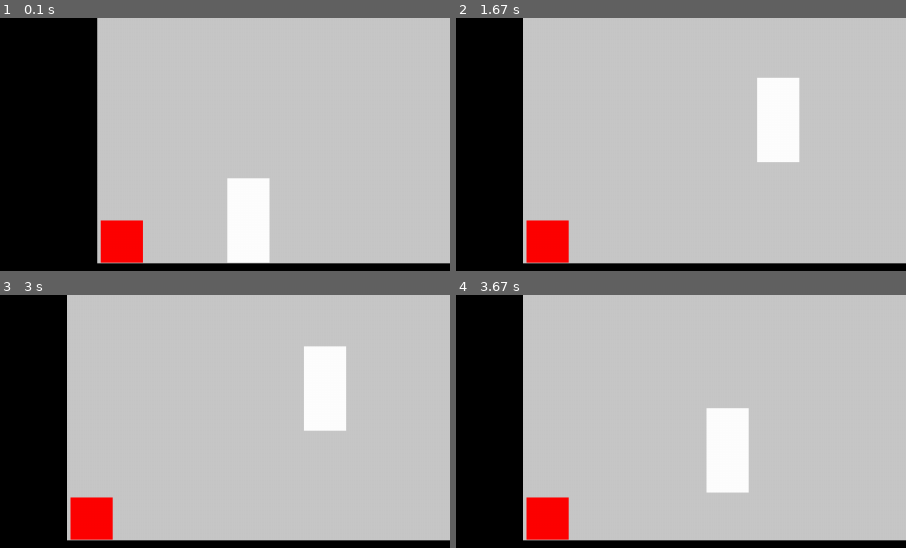
Above: before the commit, frames 1-4 (two rows, left to right).
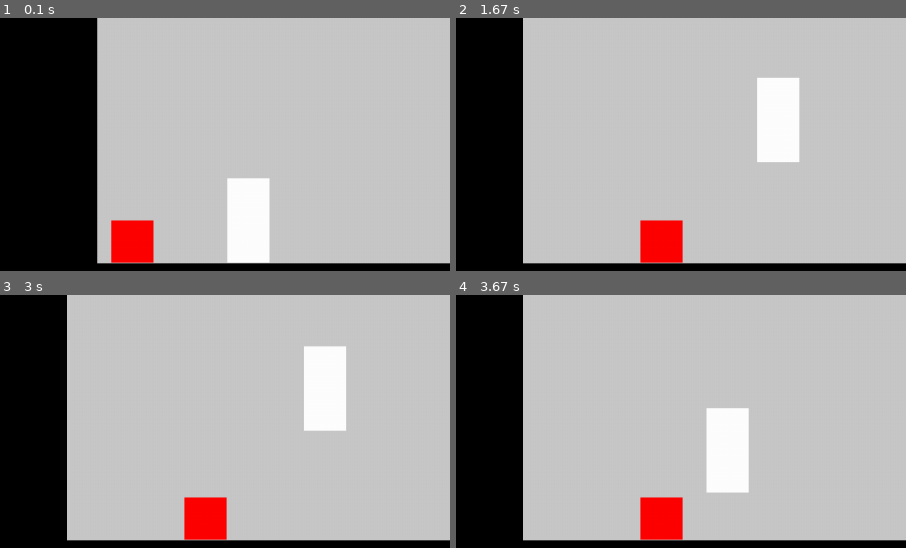
Above: after the commit, the same moments.

Repository: dast3rr/pygameproject_2DPlaformer
Game: pygame game, started from code/main.py
Same seed, same stepped clock (60 frames per second), same inputs: the game is played once before the commit and once after it.
Inputs:
- Up to frame 1 (0.1 s): no input
- Up to frame 2 (1.67 s): hold D 0.33-0.8 s; hold D 0.83-1.3 s; tap Space at 0.9, 1.2, 1.4 s; hold A from 1.33 s (still down)
- Up to frame 3 (3 s): tap Space at 1.7, 1.97, 2.27, 2.4, 2.7 s; release A at 1.87 s; hold A 1.9-2.3 s; hold D 2.33-2.97 s
- Up to frame 4 (3.67 s): hold A 3-3.47 s; tap Space at 3.07, 3.37, 3.57 s; hold D from 3.5 s (still down)
The pictures show only the part of the screen within x 25-75%, y 18-68%; the shares and areas given below are measured in that part.

The runs differ from the first frame. In frame 1, 0.9% of the frame differs, in the area x 22-35%, y 79-97%; in frame 2, 3.2%, in the area x 15-51%, y 79-97%; in frame 3, 3.2%; in frame 4, 3.2%.

Commit message:
завершение сессии. Сделал агр врагов

Diff:
--- a/code/data.py
+++ b/code/data.py
@@ -9,6 +9,7 @@
 move_speed = 40 * N
 fall_speed = 60 * N
 jump_speed = 60 * N
-enemy_speed = 60 * N
+enemy_speed = 30 * N
+enemy_agressive_radius = 80 * N
 
 # инициализация главного героя и платформ.
--- a/code/graphics.py
+++ b/code/graphics.py
@@ -2,7 +2,7 @@
 import os
 import sys
 from screeninfo import get_monitors
-from data import enemy_speed
+from data import enemy_speed, enemy_agressive_radius
 
 
 def load_image(name, colorkey=None):
@@ -94,9 +94,11 @@
         if set(pygame.sprite.spritecollide(self, platforms, False)) & set(
                 pygame.sprite.spritecollide(main_character, platforms, False)):
             if main_character.rect.x < self.rect.x:
-                self.rect.x += enemy_speed / fps
+                if enemy_agressive_radius > abs(main_character.rect.x - self.rect.x) > 15 * N:
+                    self.rect.x -= enemy_speed / fps
             else:
-                self.rect.x -= enemy_speed / fps
+                if enemy_agressive_radius > abs(main_character.rect.x - self.rect.x) > 15 * N:
+                    self.rect.x += enemy_speed / fps
 
 
 # класс стен
@@ -109,7 +111,7 @@
         super().__init__(*groups)
         # кординаты и картинка. Картинка для последующей обработки столкновений
         self.cords = (w // 2 + x, h // 2 + y, self.a, self.b)
-        self.image = pygame.Surface((self.a, self.b), )
+        self.image = pygame.Surface((self.a, self.b))
 
         # начальное положение. Чтобы поменять self.rect.x = 100 или self.rect.y = 200
         self.rect = pygame.Rect(w // 2 + x, h // 2 + y, self.a, self.b)
@@ -170,13 +172,19 @@
              (-100, -185, 300, 31), (245, -185, 302, 68), (81, -185, 10, 180), (81, -68, 170, 17), (482, -185, 65, 391),
              (162, 40, 166, 66), (245, -185, 302, 31), (352, 38, 192, 74), (290, -72, 160, 17), (402, -17, 48, 30),
              (110, -115, 50, 20), (180, -130, 30, 10)]
+
+
     for cord in cords:
         x, y, a, b = cord
         Platform(x + 1 / N, y, a - 2 / N, b, platforms, horizontal_platforms)
         Platform(x, y + 1 / N, a, b - 2 / N, platforms, vertical_platforms)
 
+    enemy_cords = [(-30, 10, 10, 10), (200, 30, 10, 10)]
+    for cords in enemy_cords:
+        Enemy(*cords, 'red', enemies)
+
     # главный герой
-    Enemy(-30, 10, 10, 10, 'red', enemies)
+
     main_character = MainCharacter(0, 0, 10, 20, 'white')
 
     return main_character
--- a/code/main.py
+++ b/code/main.py
@@ -182,6 +182,7 @@
 
         character.draw(screen)
         jump = main_character.update(move_hor, jump, move_speed, fall_speed)
+        enemies.update()
 
         if game_paused:
             menu.draw(screen)
